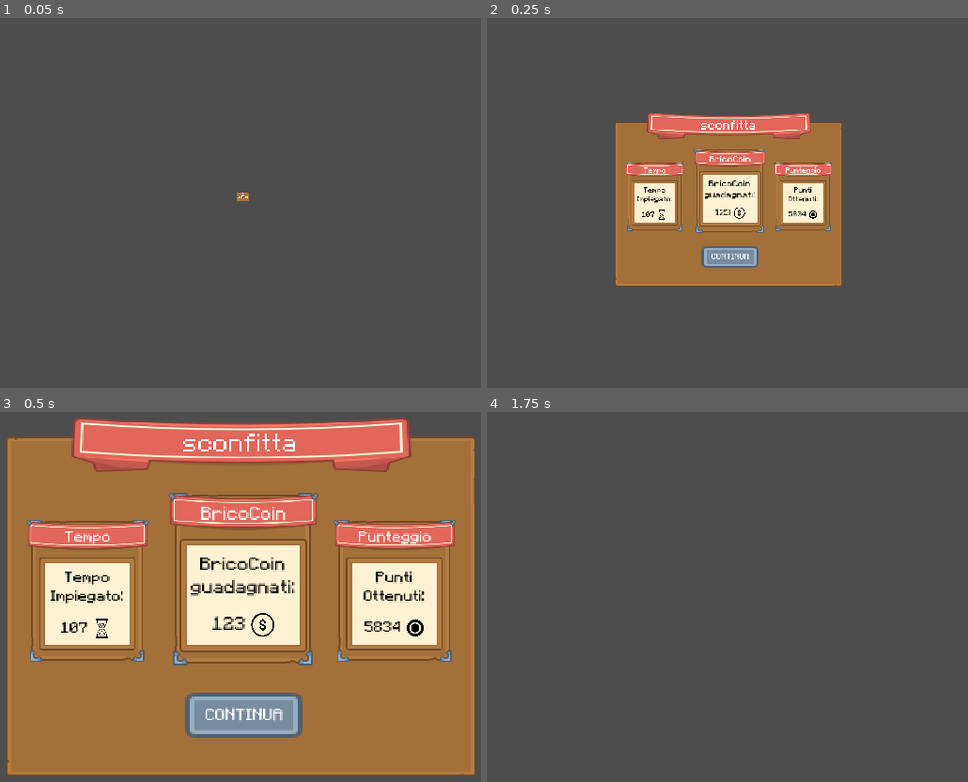
Above: before the commit, frames 1-4 (two rows, left to right).
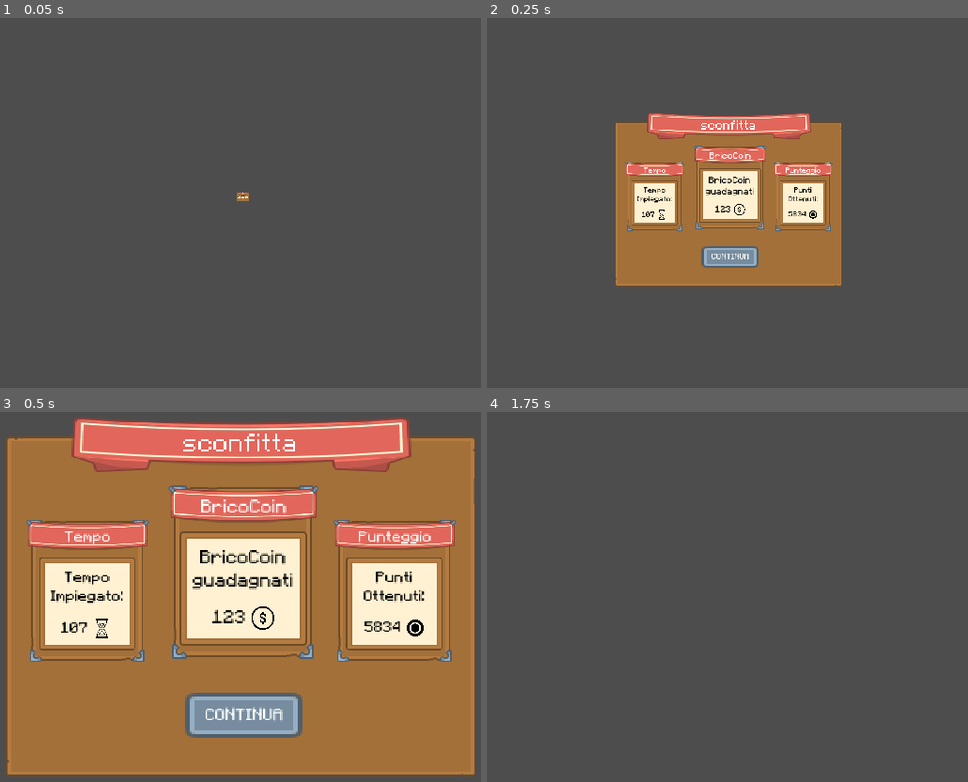
Above: after the commit, the same moments.

Repository: oleksandrkushnir1/lan-party-24-25
Game: Godot game, scene res://menu_vittoria.tscn
Two runs of this game, one before a commit and one after it. Both use one fixed random seed, a clock stepped at 60 frames per second and the inputs below.
Inputs:
- Up to frame 1 (0.05 s): no input
- Up to frame 2 (0.25 s): no input
- Up to frame 3 (0.5 s): no input
- Up to frame 4 (1.75 s): click "CONTINUA" at 0.5 s

The runs differ from the first frame. In frame 1, less than 0.1% of the frame differs, in the area x 50-51%, y 47-49%; in frame 2, 1.3%; in frame 3, 5.9%, in the area x 34-67%, y 19-69%; in frame 4, nothing differs.

Commit message:
menu terminato pt2

Diff:
--- a/menu/menu_vittoria.tscn
+++ b/menu/menu_vittoria.tscn
@@ -218,13 +218,17 @@
 [node name="CoinTab" type="NinePatchRect" parent="Card"]
 custom_minimum_size = Vector2(150, 160)
 layout_mode = 1
-anchors_preset = 5
-anchor_left = 0.5
-anchor_right = 0.5
-offset_left = -75.0
-offset_right = 75.0
-offset_bottom = 185.0
-grow_horizontal = 2
+anchors_preset = 8
+anchor_left = 0.5
+anchor_top = 0.5
+anchor_right = 0.5
+anchor_bottom = 0.5
+offset_left = -76.0
+offset_top = -112.5
+offset_right = 76.0
+offset_bottom = 72.5
+grow_horizontal = 2
+grow_vertical = 2
 scale = Vector2(1.1, 1.1)
 pivot_offset = Vector2(74.615, 96.58)
 mouse_filter = 0
@@ -295,7 +299,7 @@
 theme = ExtResource("5_ei0tr")
 theme_override_font_sizes/font_size = 20
 text = "BricoCoin
-guadagnati:"
+guadagnati"
 horizontal_alignment = 1
 vertical_alignment = 1
 autowrap_mode = 3
